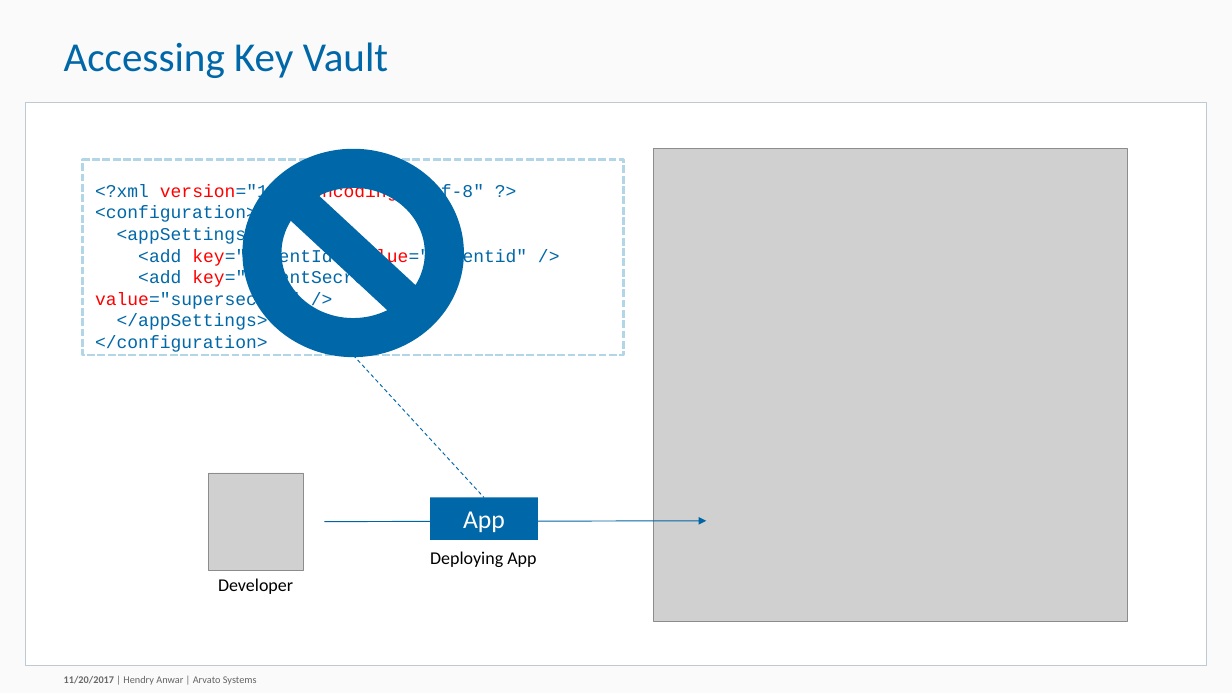
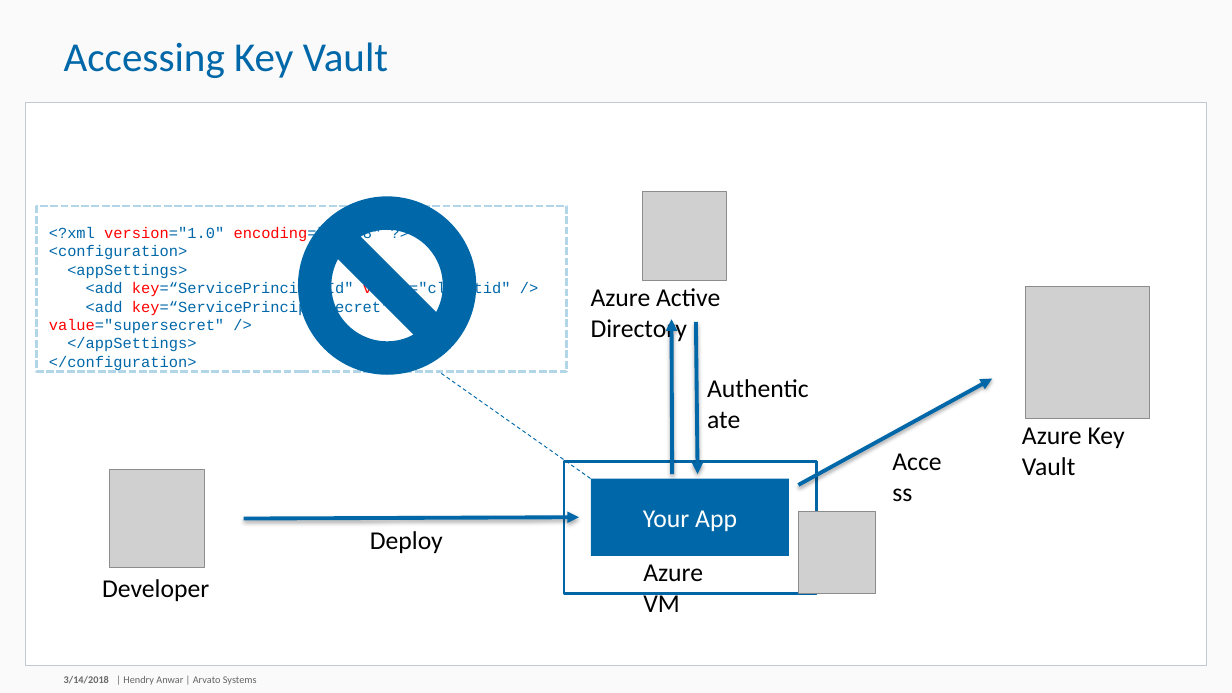
Before and after one commit to hendryanw/devcon-secure-access-keyvault-secrets, a slide deck: slide 8 of Securely Access Secrets within Azure Key Vault.pptx (slide 7 before the commit). Drawn at 1232x693 pixels with LibreOffice and Linux fonts; fonts in the diff are those of the drawing; grey boxes stand for pictures; background and template pictures are left out. Boxes give left, top, right and bottom in pixels: in the first picture for what was removed or moved away, otherwise in the second. Text is boxed around its words. In the diff, an @@ line names an element or a change of style, - is before the commit and + after.

```diff
--- a/Securely Access Secrets within Azure Key Vault.pptx
+++ b/Securely Access Secrets within Azure Key Vault.pptx
@@ picture removed at <box>654,148,1127,621</box> @@
@@ rectangle: place and size @@
-rectangle at <box>83,160,623,355</box>
+rectangle at <box>37,206,567,371</box>
@@ no-entry sign: place and size @@
-no-entry sign at <box>242,149,464,357</box>
+no-entry sign at <box>298,197,477,375</box>
@@ text at <box>49,226,382,279</box>: size 14 to 12 pt in "<?xml version="1.0" encoding="utf-8" ?>", "<configuration>", "<appSettings>", "</appSettings>" and 1 more places @@
@@ text "<?xml version="1.0" encoding="utf-8" ?>": place and size @@
-text "<?xml version="1.0" encoding="utf-8" ?>" at <box>95,184,528,330</box>
+text "<?xml version="1.0" encoding="utf-8" ?>" at <box>49,226,511,334</box>
@@ text at <box>49,282,511,334</box>: text changed; size 14 to 12 pt @@
-<add key="ClientId" value="clientid" />
-<add key="ClientSecret" value="supersecret" />
+<add key=“ServicePrincipalId" value="clientid" />
+<add key=“ServicePrincipalSecret" value="supersecret" />
@@ line moved from (353, 355) - (484, 498) to (590, 478) - (439, 371) @@
@@ group added at <box>564,192,1150,612</box>: 5 texts, 3 pictures, 3 arrows, 1 rectangle @@
+Azure VM
+Azure Active Directory
+Azure Key Vault
+Authenticate
+Access
@@ picture: place and size @@
-picture at <box>209,473,304,570</box>
+picture at <box>109,470,204,567</box>
@@ rectangle "Your App": place and size @@
-rectangle "Your App" at <box>430,498,538,540</box>
+rectangle "Your App" at <box>591,478,789,556</box>
@@ arrow moved from (324, 522) - (707, 521) to (244, 518) - (579, 517) @@
@@ arrow (244, 518) - (579, 517): stroke #0066A5 0.75 pt to #0068A9 3 pt @@
@@ text added at <box>370,531,443,553</box>, 20 pt, text #000000 @@
+Deploy
@@ text in rectangle at <box>643,510,737,531</box>: text changed @@
-App
+Your App
@@ text removed at <box>430,551,536,567</box> @@
-Deploying App
@@ text "Developer": place and size @@
-text "Developer" at <box>218,578,293,594</box>
+text "Developer" at <box>102,579,209,601</box>
@@ text "Developer" at <box>102,579,209,601</box>: size 14 to 20 pt @@
@@ text at <box>64,676,109,684</box>: text changed @@
-11/20/2017
+3/14/2018
```
Also in this commit, not shown: 8 other slides changed, 3 slides added, 5 slides removed, 2 other files.
